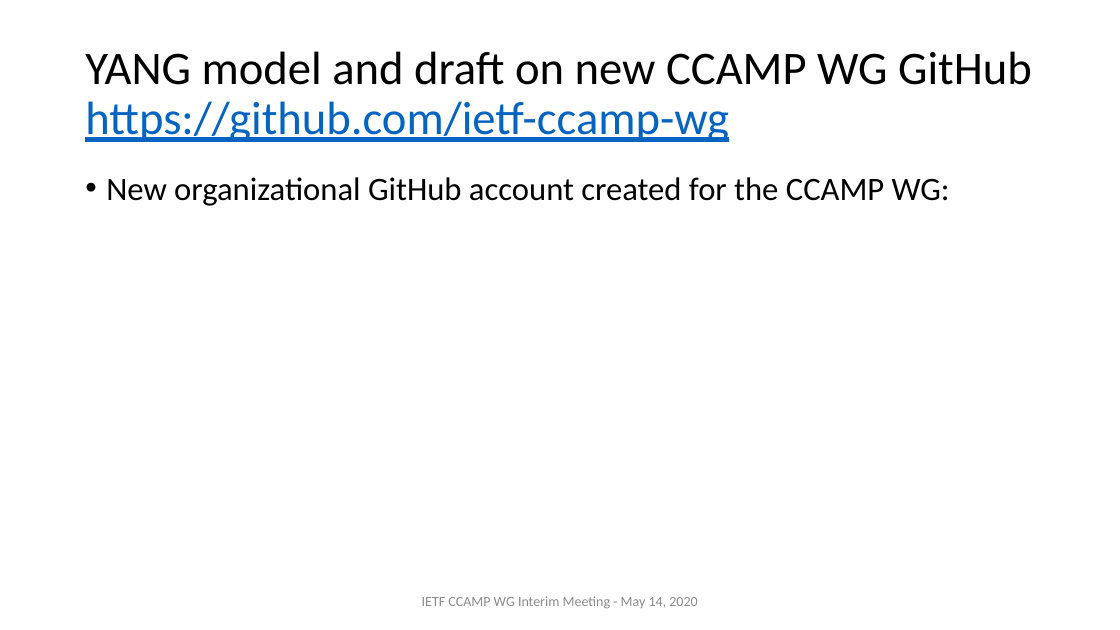
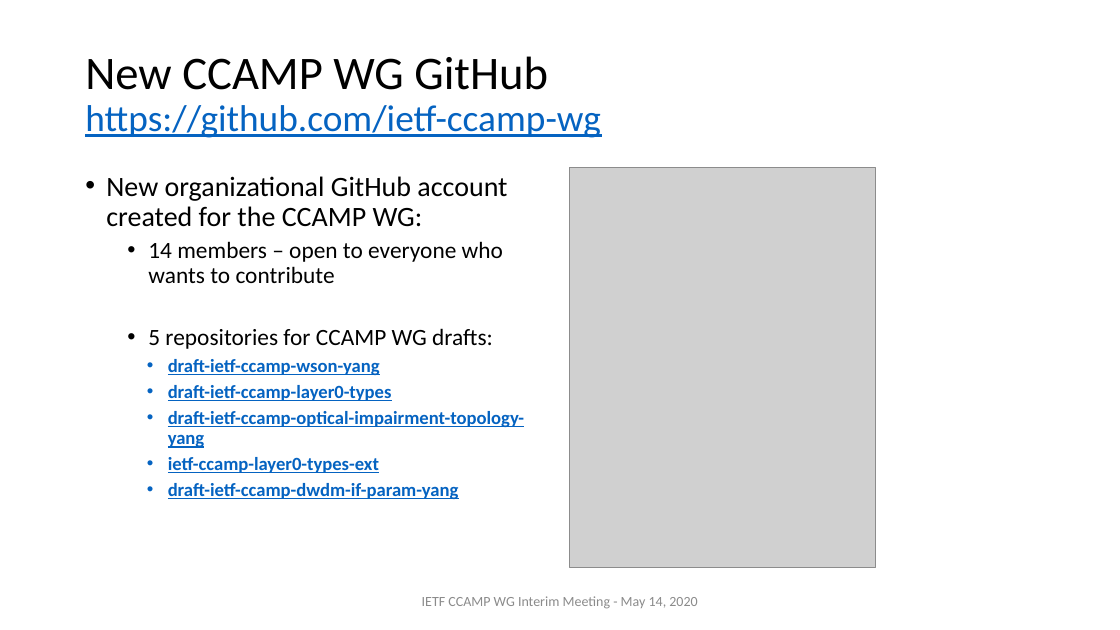
Before and after one commit to ietf-ccamp-wg/draft-ietf-ccamp-optical-impairment-topology-yang, a slide deck: slide 7 of CCAMP_meeting_presentations/Interim-May-2020-draft-ietf-ccamp-optical-impairment-topology-yang-03.pptx (slide 4 before the commit). Drawn at 1120x630 pixels with LibreOffice and Linux fonts; fonts in the diff are those of the drawing; grey boxes stand for pictures. Boxes give left, top, right and bottom in pixels: in the first picture for what was removed or moved away, otherwise in the second. Text is boxed around its words. In the diff, an @@ line names an element or a change of style, - is before the commit and + after.

Commit message:
Update Interim-May-2020-draft-ietf-ccamp-optical-impairment-topology-yang-03.pptx
Presentation for the CCAMP interim meeting on May 14, 2020: slides for review - final version will come.

```diff
--- a/CCAMP_meeting_presentations/Interim-May-2020-draft-ietf-ccamp-optical-impairment-topology-yang-03.pptx
+++ b/CCAMP_meeting_presentations/Interim-May-2020-draft-ietf-ccamp-optical-impairment-topology-yang-03.pptx
@@ title at [85,56,601,138]: text changed; size 40 to 32 pt; text colour #000000 to #0563C1 @@
-YANG model and draft on new CCAMP WG GitHub
-https://github.com/ietf-ccamp-wg
+New CCAMP WG GitHub
+https://github.com/ietf-ccamp-wg
@@ text at [106,176,507,227]: size 28 to 24 pt in "New organizational GitHub account created for the ..." @@
@@ picture added at [570,168,875,568] @@
@@ text at [148,241,524,499]: paragraphs added @@
+  • 14 members – open to everyone who wants to contribute
+  • 5 repositories for CCAMP WG drafts:
+    • draft-ietf-ccamp-wson-yang
+    • draft-ietf-ccamp-layer0-types
+    • draft-ietf-ccamp-optical-impairment-topology-yang
+    • ietf-ccamp-layer0-types-ext
+    • draft-ietf-ccamp-dwdm-if-param-yang
```
Also in this commit, not shown: 5 other slides changed, 4 slides added.
